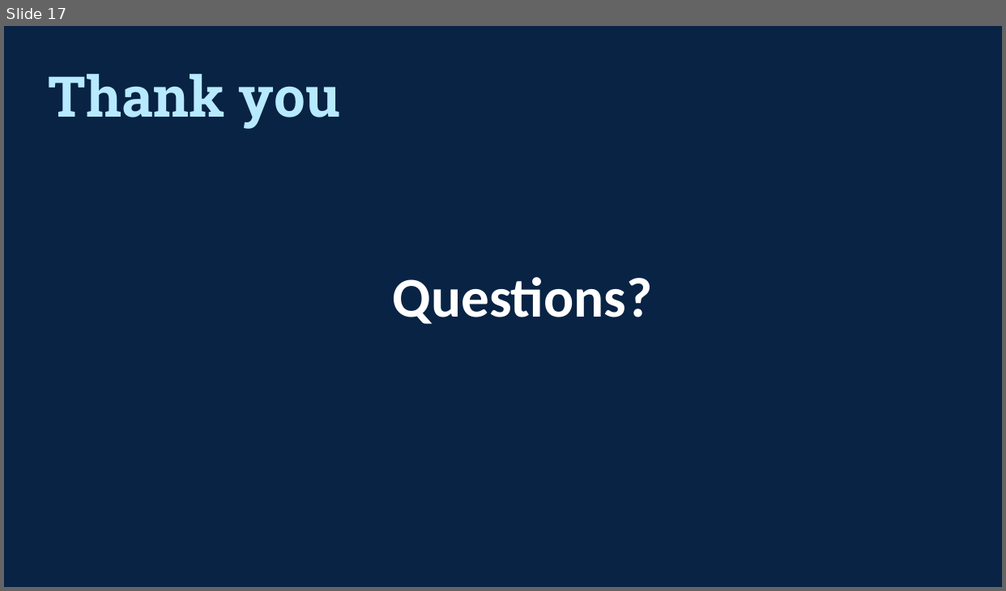
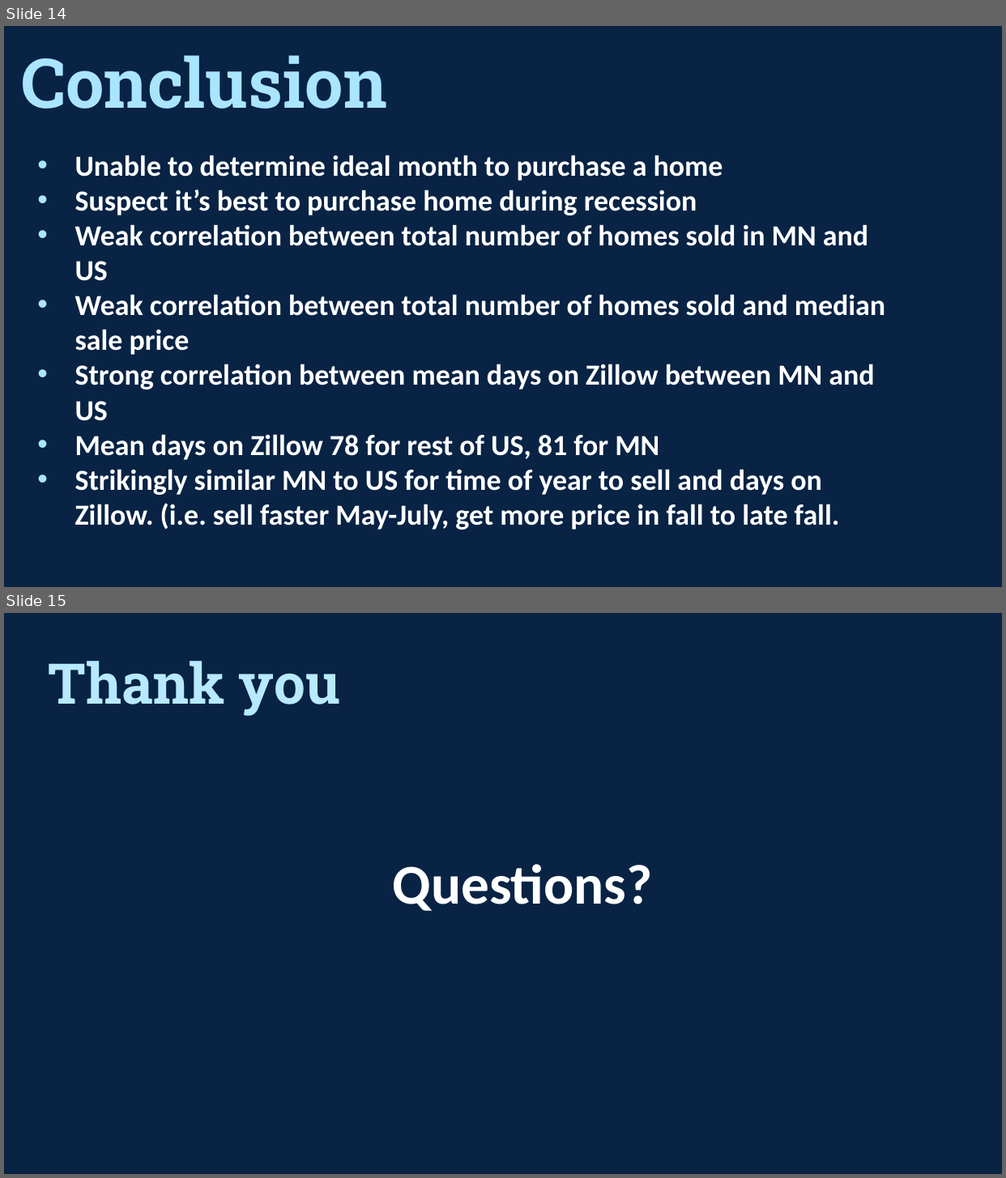
Before and after one commit to emobes22/project-one, a slide deck: Zillow_Powerpoint.pptx. Shown one above the other, each under a label of ours: slide 17 before the commit, slides 14 and 15 after it. The pictures are 1006x591 and 1006x1178 pixels, drawn with LibreOffice and Linux fonts; fonts in the diff are those of the drawing. Boxes give left, top, right and bottom in pixels: in the first picture for what was removed or moved away, otherwise in the second. Text is boxed around its words. In the diff, an @@ line names an element or a change of style, - is before the commit and + after.

```diff
--- a/Zillow_Powerpoint.pptx
+++ b/Zillow_Powerpoint.pptx
@@ slide 14 added at <box>4,26,1002,587</box>, background #082344 @@
@@ title added at <box>22,55,387,109</box>, 66 pt, text #AAE5FF, bold @@
+Conclusion
@@ text added at <box>75,155,885,530</box>, 28 pt, text #FFFFFF, bold @@
+• Unable to determine ideal month to purchase a home
+• Suspect it’s best to purchase home during recession
+• Weak correlation between total number of homes sold in MN and US
+• Weak correlation between total number of homes sold and median sale price
+• Strong correlation between mean days on Zillow between MN and US
+• Mean days on Zillow 78 for rest of US, 81 for MN
+• Strikingly similar MN to US for time of year to sell and days on Zillow. (i.e. sell faster May-July, get more price in fall to late fall.
@@ what was slide 17 is now slide 15 @@
```
Also in this commit, not shown: 2 slides changed, 11 other slides added, 14 slides removed.
